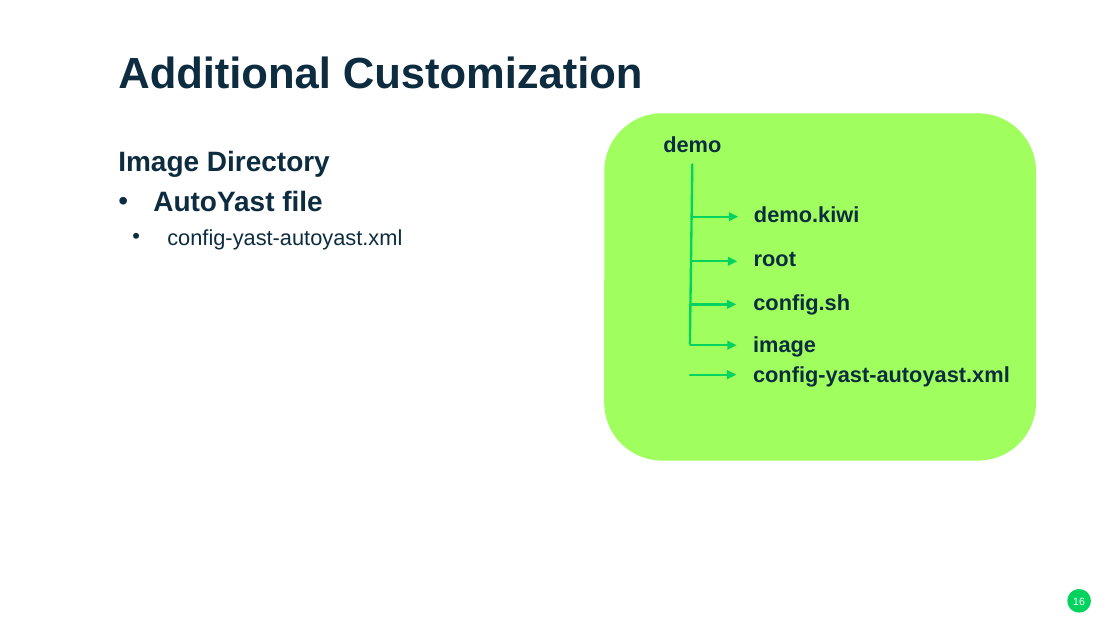
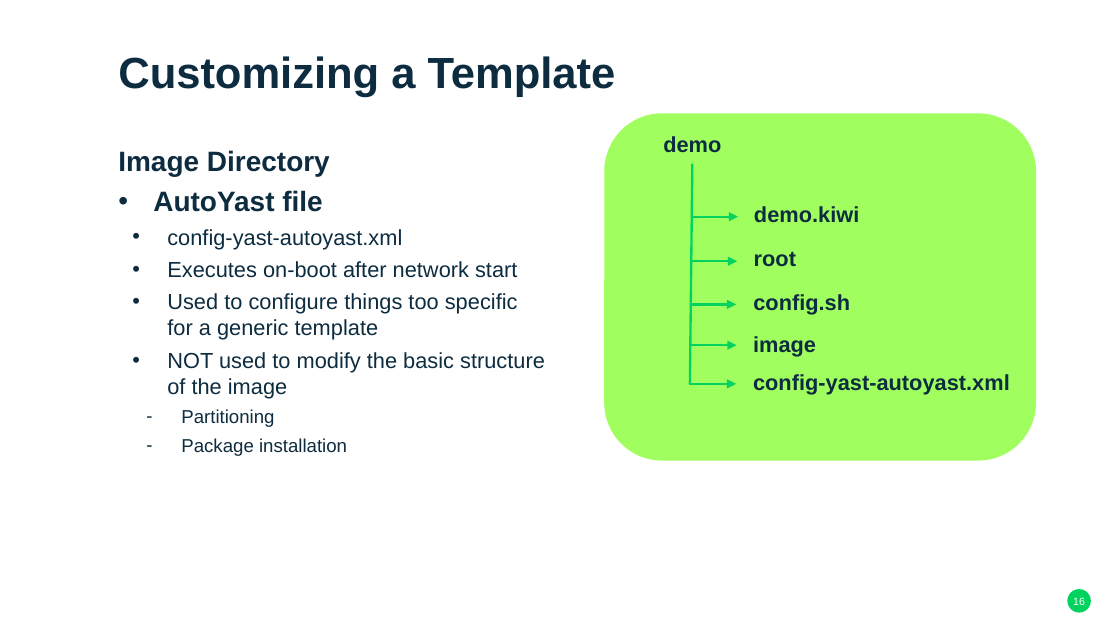
Before and after one commit to darthzen/conferences, a slide deck: slide 16 of susecon/2017/HO126885/HO126885 - Advanced Alchemy Building Gold-Master Images with Kiwi.pptx. Drawn at 1120x630 pixels with LibreOffice and Linux fonts; fonts in the diff are those of the drawing; background and template pictures are left out. Boxes give left, top, right and bottom in pixels: in the first picture for what was removed or moved away, otherwise in the second. Text is boxed around its words. In the diff, an @@ line names an element or a change of style, - is before the commit and + after.

Commit message:
Finished slides

```diff
--- a/susecon/2017/HO126885/HO126885 - Advanced Alchemy Building Gold-Master Images with Kiwi.pptx
+++ b/susecon/2017/HO126885/HO126885 - Advanced Alchemy Building Gold-Master Images with Kiwi.pptx
@@ title at (118,56,616,97): text changed @@
-Additional Customization
+Customizing a Template
@@ line moved from (692, 165) - (690, 344) to (692, 165) - (690, 383) @@
@@ text at (167,261,545,456): paragraphs added @@
+  • Executes on-boot after network start
+  • Used to configure things too specific for a generic template
+  • NOT used to modify the basic structure of the image
+    – Partitioning
+    – Package installation
@@ arrow moved from (690, 375) - (736, 375) to (690, 384) - (736, 384) @@
@@ text "config-yast-autoyast.xml": place and size @@
-text "config-yast-autoyast.xml" at (753,366,1010,386)
+text "config-yast-autoyast.xml" at (753,374,1010,395)
```
Also in this commit, not shown: 1 other slide changed, 8 slides added, 6 slides removed.
